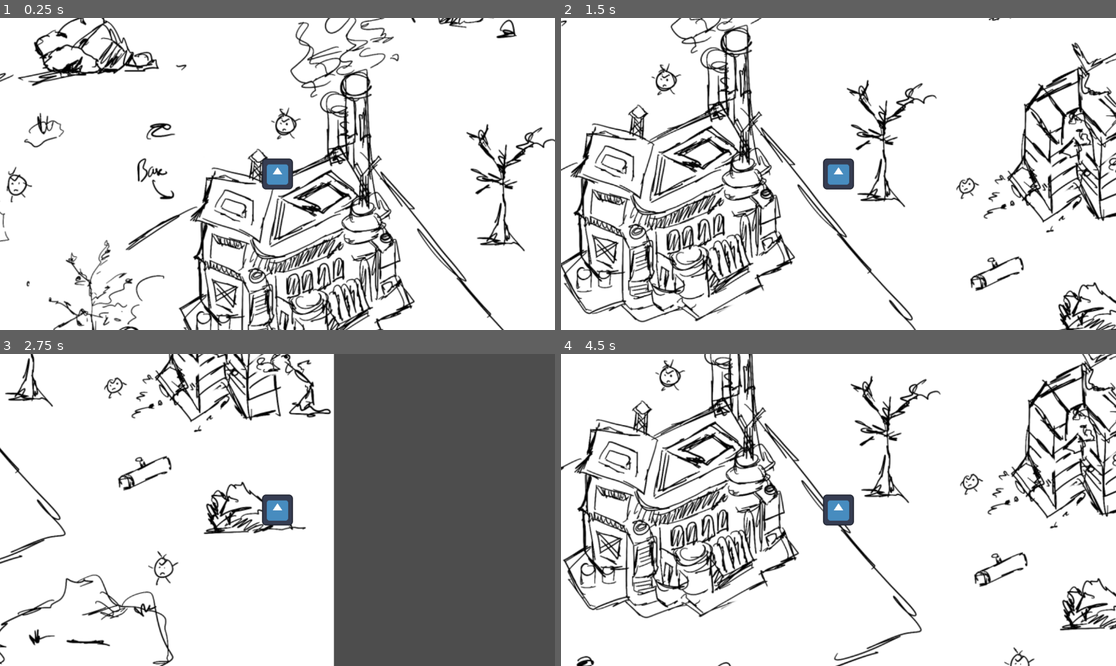
Above: before the commit, frames 1-4 (two rows, left to right).
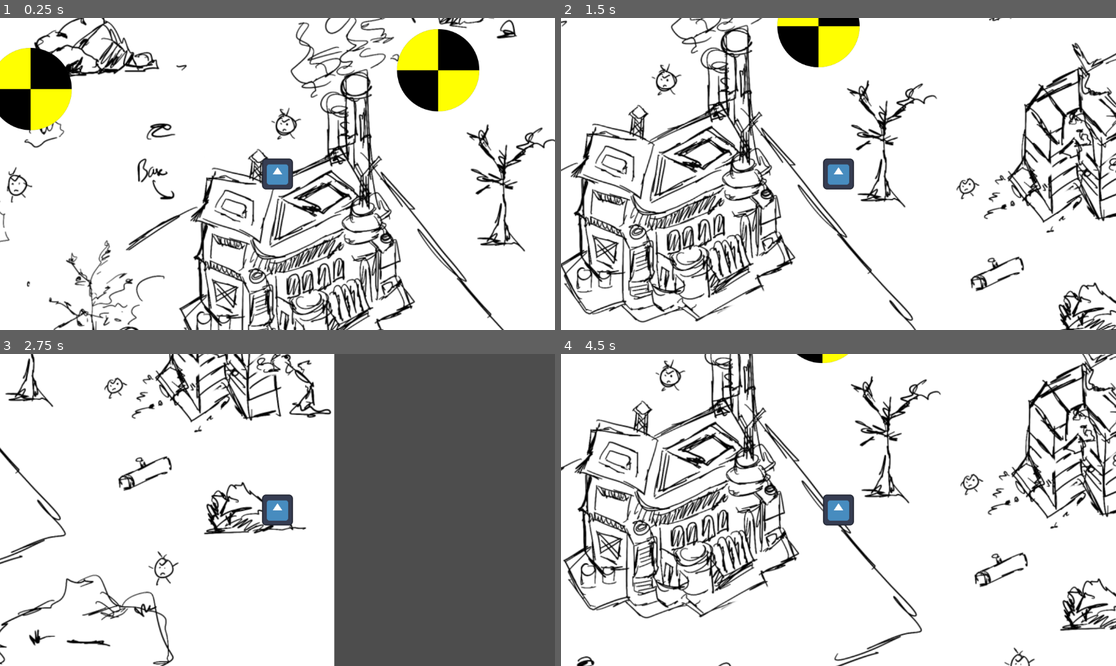
Above: after the commit, the same moments.

Repository: RashmitShrestha/gmo
Game: Godot game, scene res://scenes/game_area.tscn
Two runs of this game, one before a commit and one after it. Both use one fixed random seed, a clock stepped at 60 frames per second and the inputs below. The engine's default icon, where the game draws it, is replaced by a stand-in: a white triangle on a blue panel in a dark square.
Inputs (mouse positions are in pixels of both pictures, inside the frame that each line leads up to):
- Up to frame 1 (0.25 s): no input
- Up to frame 2 (1.5 s): tap Enter at 0.5 s; move the mouse to (960, 158) at 0.52 s; press the mouse at (960, 158) at 0.53 s; hold D (right) 0.53-1.28 s; move the mouse to (727, 189) at 1.27 s; release the mouse at (727, 189) at 1.28 s; hold S (down) from 1.28 s (still down); click (727, 189) at 1.35 s
- Up to frame 3 (2.75 s): move the mouse to (333, 441) at 2.02 s; release S (down) at 2.03 s; press the mouse at (333, 441) at 2.03 s; hold D (right) from 2.03 s (still down); tap Shift (shift) at 2.1 s
- Up to frame 4 (4.5 s): move the mouse to (810, 572) at 2.77 s; release D (right) at 2.78 s; release the mouse at (810, 572) at 2.78 s; hold W (up) 2.78-3.53 s; click (810, 572) at 2.85 s; move the mouse to (1005, 556) at 3.52 s; press the mouse at (1005, 556) at 3.53 s; hold A (left) from 3.53 s (still down); move the mouse to (672, 463) at 4.27 s; release the mouse at (672, 463) at 4.28 s; tap Shift (shift) at 4.35 s

The runs differ from the first frame. In frame 1, 15% of the frame differs, in the area x 0-100%, y 0-100%; in frame 2, 12%; in frame 3, 3.3%; in frame 4, 9.8%.

Commit message:
added test dummy, slice detection, and collision layers

Diff:
--- a/gmo/project.godot
+++ b/gmo/project.godot
@@ -53,6 +53,13 @@
 ]
 }
 
+[layer_names]
+
+2d_physics/layer_1="Base"
+2d_physics/layer_2="Warden"
+2d_physics/layer_3="Enemy"
+2d_physics/layer_4="Effects"
+
 [rendering]
 
 renderer/rendering_method="gl_compatibility"
--- a/gmo/scenes/game_area.tscn
+++ b/gmo/scenes/game_area.tscn
@@ -1,9 +1,10 @@
-[gd_scene load_steps=8 format=3 uid="uid://dmf617rn6a8pm"]
+[gd_scene load_steps=12 format=3 uid="uid://dmf617rn6a8pm"]
 
 [ext_resource type="Texture2D" uid="uid://ckfplp2dp23fa" path="res://assets/test_area.webp" id="1_4eb3c"]
 [ext_resource type="PackedScene" uid="uid://jqidoyn47nxk" path="res://scenes/warden.tscn" id="2_gdmpp"]
 [ext_resource type="Script" uid="uid://bhbppojr8ikwe" path="res://scripts/commands/slice.gd" id="3_vlxm1"]
 [ext_resource type="Script" uid="uid://r0bl6vjeurgd" path="res://scripts/dummy.gd" id="4_3mx8n"]
+[ext_resource type="Texture2D" uid="uid://b384wo4oyemvf" path="res://assets/testDummy.png" id="5_57wkv"]
 
 [sub_resource type="Curve" id="Curve_gdmpp"]
 _limits = [0.0, 3500.0, 0.0, 1.0]
@@ -17,7 +18,15 @@
 
 [sub_resource type="Gradient" id="Gradient_vlxm1"]
 offsets = PackedFloat32Array(0, 0.34246576)
-colors = PackedColorArray(0.6784314, 0.72156864, 0.8509804, 0.90588236, 0.9098039, 0.9098039, 0.9098039, 0.84705883)
+colors = PackedColorArray(0, 0.72156864, 0.8509804, 0.90588236, 0.9098039, 0.9098039, 0.9098039, 0.84705883)
+
+[sub_resource type="CircleShape2D" id="CircleShape2D_57wkv"]
+radius = 173.14156
+
+[sub_resource type="CanvasItemMaterial" id="CanvasItemMaterial_lamd3"]
+
+[sub_resource type="CircleShape2D" id="CircleShape2D_lamd3"]
+radius = 81.30677
 
 [node name="GameArea" type="Node2D"]
 
@@ -26,6 +35,10 @@
 texture = ExtResource("1_4eb3c")
 
 [node name="Warden" parent="." instance=ExtResource("2_gdmpp")]
+unique_name_in_owner = true
+position = Vector2(-1, -1)
+collision_layer = 2
+collision_mask = 13
 dash_speed_curve = SubResource("Curve_gdmpp")
 speed = 1000.0
 
@@ -34,9 +47,63 @@
 
 [node name="Slice" type="Line2D" parent="."]
 unique_name_in_owner = true
+z_index = 5
 width_curve = SubResource("Curve_vlxm1")
 gradient = SubResource("Gradient_vlxm1")
 script = ExtResource("3_vlxm1")
 
-[node name="TestDummy" type="Node2D" parent="."]
+[node name="Dummy" type="CharacterBody2D" parent="."]
+z_index = 1
+collision_layer = 4
+collision_mask = 15
 script = ExtResource("4_3mx8n")
+metadata/_custom_type_script = "uid://bquw4773xgiaq"
+
+[node name="Sprite2D" type="Sprite2D" parent="Dummy"]
+position = Vector2(-1026, -354)
+texture = ExtResource("5_57wkv")
+
+[node name="CollisionShape2D" type="CollisionShape2D" parent="Dummy"]
+position = Vector2(-1021, -354)
+shape = SubResource("CircleShape2D_57wkv")
+
+[node name="DummyArea" type="Area2D" parent="Dummy"]
+unique_name_in_owner = true
+material = SubResource("CanvasItemMaterial_lamd3")
+position = Vector2(-244, -179)
+
+[node name="DummyCollision" type="CollisionShape2D" parent="Dummy/DummyArea"]
+light_mask = 2
+visibility_layer = 2
+position = Vector2(-777.99994, -176)
+scale = Vector2(2.140625, 2.109375)
+shape = SubResource("CircleShape2D_lamd3")
+debug_color = Color(0.7863566, 0.18725446, 0.12266659, 0.41960785)
+
+[node name="Dummy2" type="CharacterBody2D" parent="."]
+z_index = 1
+position = Vector2(1692, -78)
+collision_layer = 4
+collision_mask = 15
+script = ExtResource("4_3mx8n")
+metadata/_custom_type_script = "uid://bquw4773xgiaq"
+
+[node name="Sprite2D" type="Sprite2D" parent="Dummy2"]
+position = Vector2(-1026, -354)
+texture = ExtResource("5_57wkv")
+
+[node name="CollisionShape2D" type="CollisionShape2D" parent="Dummy2"]
+position = Vector2(-1021, -354)
+shape = SubResource("CircleShape2D_57wkv")
+
+[node name="DummyArea" type="Area2D" parent="Dummy2"]
+material = SubResource("CanvasItemMaterial_lamd3")
+position = Vector2(-244, -179)
+
+[node name="DummyCollision" type="CollisionShape2D" parent="Dummy2/DummyArea"]
+light_mask = 2
+visibility_layer = 2
+position = Vector2(-777.99994, -176)
+scale = Vector2(2.140625, 2.109375)
+shape = SubResource("CircleShape2D_lamd3")
+debug_color = Color(0.7863566, 0.18725446, 0.12266659, 0.41960785)
--- a/gmo/scripts/SignalBus.gd
+++ b/gmo/scripts/SignalBus.gd
@@ -1,3 +1,4 @@
+class_name Signals
 extends Node
 
 # Global signal bus for communication between systems
@@ -7,9 +8,11 @@
 signal player_health_changed(new_health, max_health)
 signal base_health_changed(new_health, max_health)
 
-# audio n fx signal shits
+# audio n fx signal
 signal player_dashed
 signal enemy_slashed
+
+signal damage_enemy(character:GameCharacter, slice_velocity:float)
 
 # more signals should be added here as the systems that emit them are built
 # example usage:
--- a/gmo/scripts/characters/warden.gd
+++ b/gmo/scripts/characters/warden.gd
@@ -10,6 +10,8 @@
 
 var vel_vec = Vector2.ZERO
 var curr_vel = 0
+var is_slicing = false
+
 
 func _ready() -> void:
 	_idle_command = IdleCommand.new()
@@ -20,18 +22,21 @@
 func _input(event):
 	if Input.is_action_pressed("left_click"):
 		if event is InputEventMouseMotion:
+			is_slicing = true
 			vel_vec = event.relative
 			curr_vel = abs(Vector2.ZERO.distance_to(vel_vec))
+
 			# tweak to find the best number for "full velocity hits"
-			if curr_vel > 25:
-				print("F") # fast
-			elif curr_vel > 7.5:
-				print("M") # medium
-			else:
-				print("S") # slow
+			#if curr_vel > 25:
+				#print("F") # fast
+			#elif curr_vel > 7.5:
+				#print("M") # medium
+			#else:
+				#print("S") # slow
 
 			%Slice.slicing()
 	else:
+		is_slicing = false
 		%Slice.clear_points()
 		%Slice.points_queue = []
 
--- a/gmo/scripts/commands/slice.gd
+++ b/gmo/scripts/commands/slice.gd
@@ -2,7 +2,7 @@
 
 var points_queue : Array
 var max_points = 5 # limited trail
-# in Slice's inspector area
+
 
 func slicing() -> void:
 	var pos = get_global_mouse_position()
--- a/gmo/scripts/dummy.gd
+++ b/gmo/scripts/dummy.gd
@@ -1,3 +1,20 @@
-extends Node2D
+class_name Dummy
+extends GameCharacter
 
-# training dummy code to get down velocity -> damage converter
+var warden:Warden
+
+func _ready():
+	warden = %Warden
+	var area = $DummyArea
+	SignalBus.damage_enemy.connect(_on_damage_enemy)
+	area.connect("mouse_entered", _on_mouse_entered)
+
+
+func _on_mouse_entered():
+	if warden and warden.is_slicing:
+		SignalBus.damage_enemy.emit(self, warden.curr_vel)
+
+
+func _on_damage_enemy(character:GameCharacter, slice_velocity:float):
+	if character == self:
+		print(str(self) + " dmg: " + str(slice_velocity ))
Binary file added: gmo/assets/testDummy.png
Not shown, added: gmo/assets/testDummy.png.import
